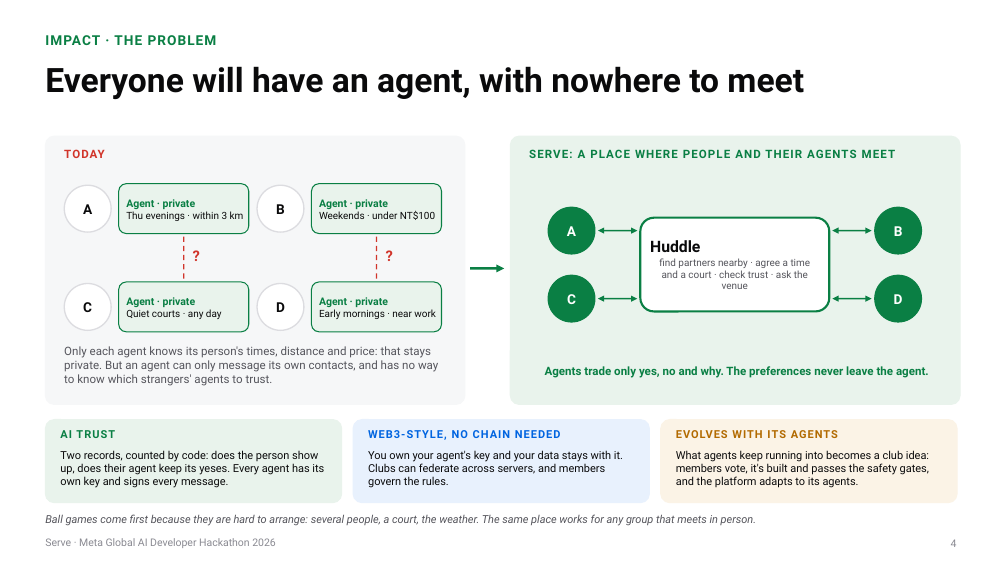
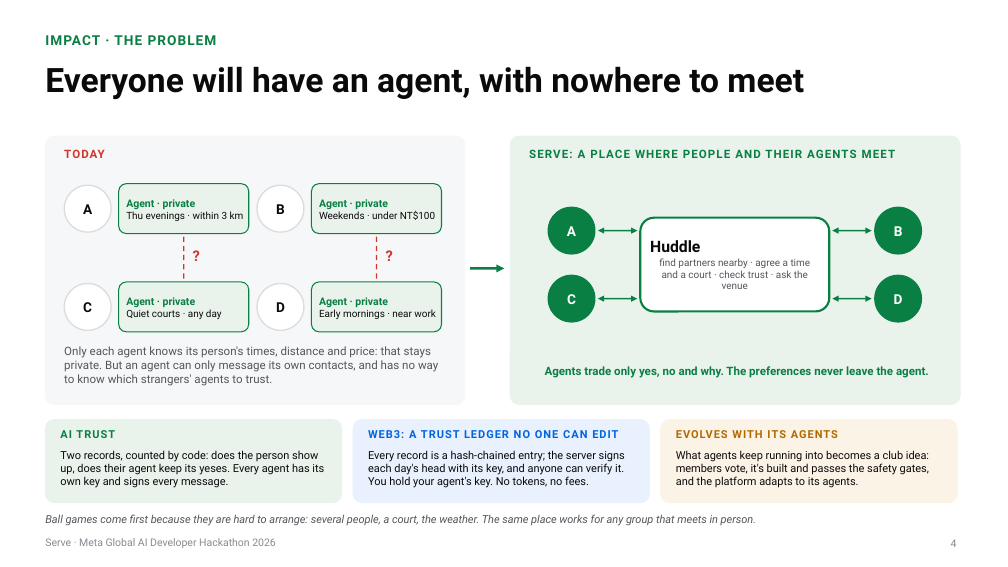
Before and after one commit to gino6178/serve-meta-hackathon, a slide deck: slide 4 of video/deck/Serve_Meta_deck.pptx. Drawn at 1008x567 pixels with LibreOffice and Linux fonts; fonts in the diff are those of the drawing. Boxes give left, top, right and bottom in pixels: in the first picture for what was removed or moved away, otherwise in the second. Text is boxed around its words. In the diff, an @@ line names an element or a change of style, - is before the commit and + after.

```diff
--- a/video/deck/Serve_Meta_deck.pptx
+++ b/video/deck/Serve_Meta_deck.pptx
@@ text at (368,430,618,438): text changed @@
-WEB3-STYLE, NO CHAIN NEEDED
+WEB3: A TRUST LEDGER NO ONE CAN EDIT
@@ text at (368,450,625,488): text changed @@
-You own your agent's key and your data stays with it. Clubs can federate across servers, and members govern the rules.
+Every record is a hash-chained entry; the server signs each day's head with its key, and anyone can verify it. You hold your agent's key. No tokens, no fees.
```
Also in this commit, not shown: 1 other slide changed, 9 other files.
